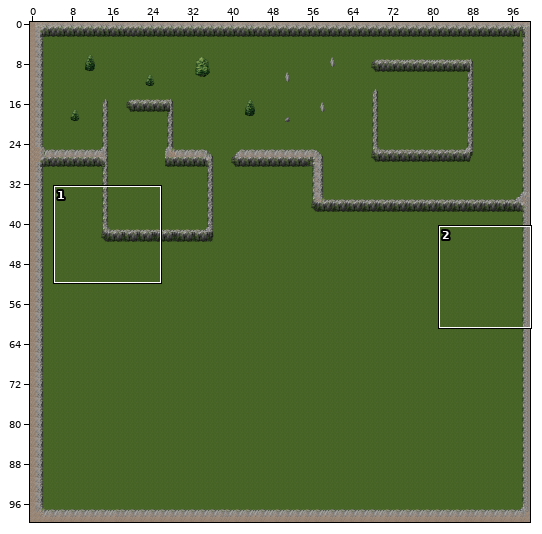
Two versions of a level (Tiled map (JSON), David-Scott-E-Portfolio/ZombieHunter/assets/tilemaps/Level1.json). The picture above shows the old version from afar; the outline marks the close-up.
Close-up. Before the commit:
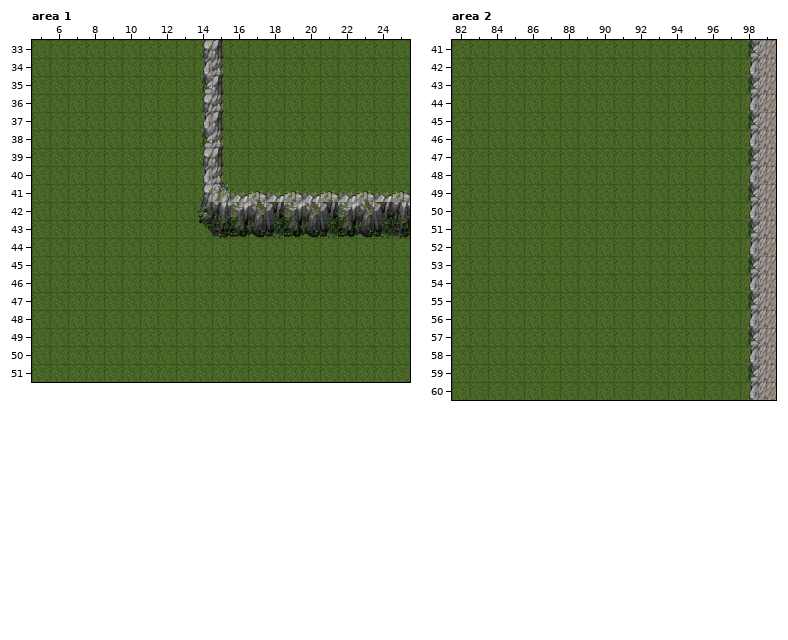
Cells are 32x32 px. Shown: area 1 x 5..25, y 33..51; area 2 x 82..99, y 41..60. The commit also changed other parts of the map, which this record leaves out.
Once edited:
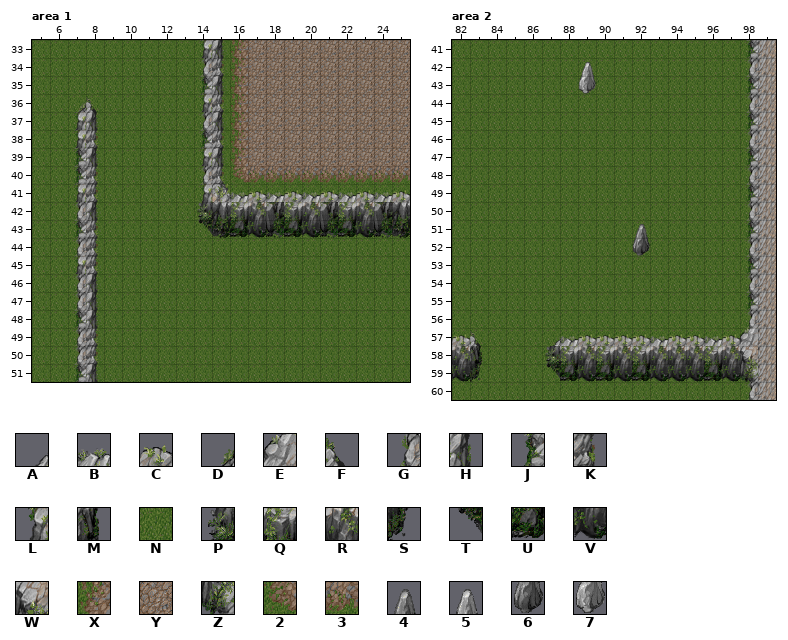
Key: from "mountain_landscape": A 1, B 2, C 3, D 16, E 17, F 21, G 32, H 37, J 48, K 53, L 64, M 69, N 79, P 80, Q 82, R 83, S 85, T 96, U 98, V 99, W 160, X 171, Y 172, Z 176, 2 187, 3 188, 4 220, 5 235, 6 236, 7 251.
_ is an empty cell.
Diff:
Layer "GrassLayer", area 1:
y 33..39: x 16..25 NNNNNNNNNN -> XYYYYYYYYY
y 40: x 16..25 NNNNNNNNNN -> 2333333333
Layer "MountainLayer", area 1:
y 36: x 7..8 __ -> DF
y 37: x 7..8 __ -> LH
y 38: x 7..8 __ -> LK
y 39: x 7..8 __ -> JH
y 40: x 7..8 __ -> JK
y 41: x 7..8 __ -> LK
y 42: x 7..8 __ -> GH
y 43: x 7..8 __ -> JK
y 44: x 7..8 __ -> GK
y 45: x 7..8 __ -> LK
y 46..47: x 7..8 __ -> GH
y 48: x 7..8 __ -> JH
y 49..50: x 7..8 __ -> GK
y 51: x 7..8 __ -> JH
Layer "RocksLayer", area 2:
y 42: x 89 _ -> 5
y 43: x 89 _ -> 7
y 51: x 92 _ -> 4
y 52: x 92 _ -> 6
Layer "MountainLayer", area 2:
y 57: x 82..83 __ -> CF; x 87..98 ___________J -> ABCCCCBCCBCE
y 58: x 82..83 __ -> RM; x 87..98 ___________G -> PQRQRQRRRQRW
y 59: x 82..83 __ -> VS; x 87..98 ___________J -> TUVUVUVVVUVZ
